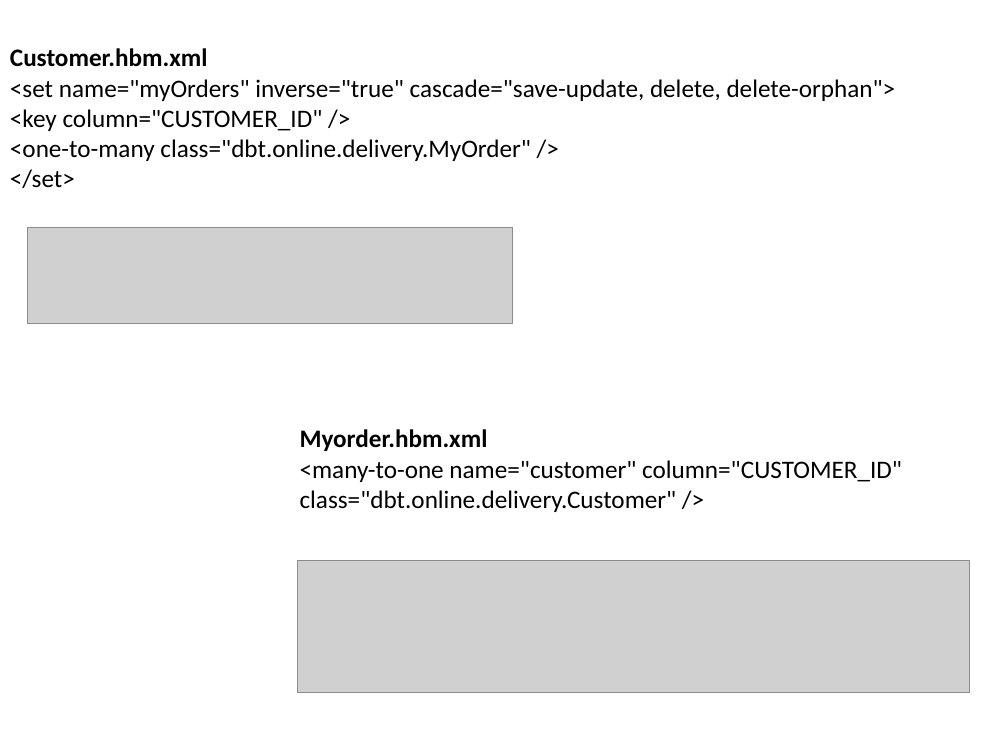
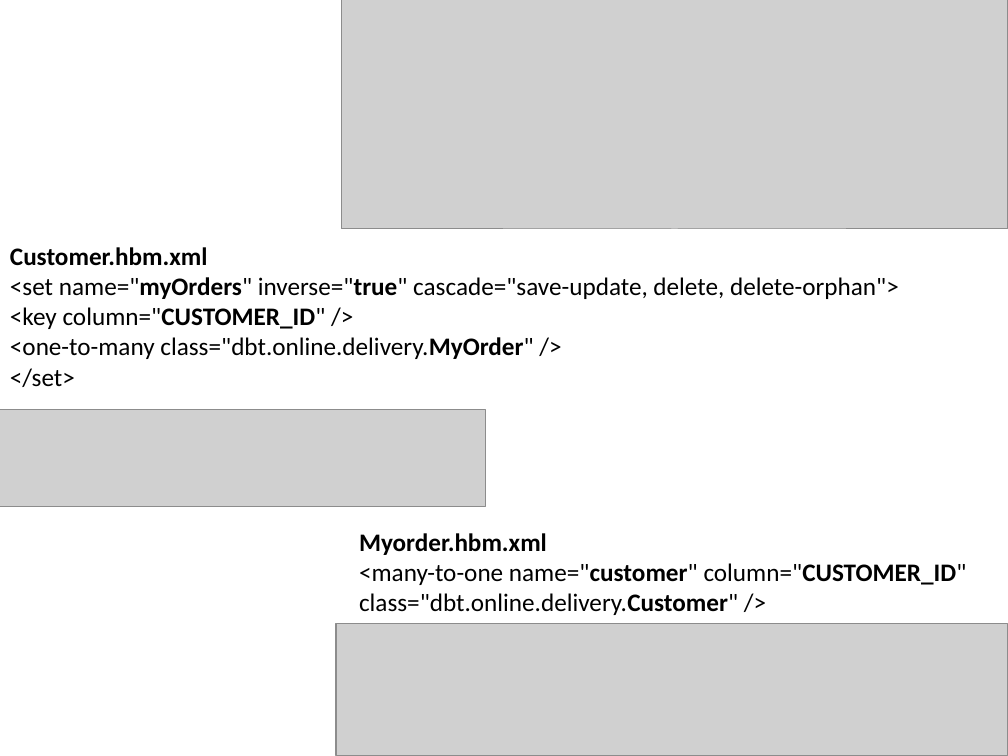
Before and after one commit to hagenduk/DBT, a slide deck: slide 1 of src/uml/create_tables.pptx (slide 2 before the commit). Drawn at 1008x756 pixels with LibreOffice and Linux fonts; fonts in the diff are those of the drawing; grey boxes stand for pictures. Boxes give left, top, right and bottom in pixels: in the first picture for what was removed or moved away, otherwise in the second. Text is boxed around its words. In the diff, an @@ line names an element or a change of style, - is before the commit and + after.

```diff
--- a/src/uml/create_tables.pptx
+++ b/src/uml/create_tables.pptx
@@ picture added at [342, 0, 1008, 229] @@
@@ text "Customer.hbm.xml": place and size @@
-text "Customer.hbm.xml" at [10, 48, 896, 188]
+text "Customer.hbm.xml" at [10, 247, 899, 387]
@@ text at [10, 277, 899, 359]: bold on in "name="myOrders" inverse="true"", "column="CUSTOMER_ID"", "class="dbt.online.delivery.MyOrder"" @@
@@ picture: place and size @@
-picture at [28, 227, 513, 324]
+picture at [0, 409, 485, 506]
@@ text "Myorder.hbm.xml": place and size @@
-text "Myorder.hbm.xml" at [300, 429, 902, 512]
+text "Myorder.hbm.xml" at [359, 533, 967, 615]
@@ text at [359, 563, 967, 615]: bold on in "name="customer" column="CUSTOMER_ID"", "class="dbt.online.delivery.Customer"" @@
@@ picture: place and size @@
-picture at [297, 560, 970, 692]
+picture at [336, 624, 1008, 756]
```
Also in this commit, not shown: 2 other slides changed, 1 slide removed, 1 other file.
